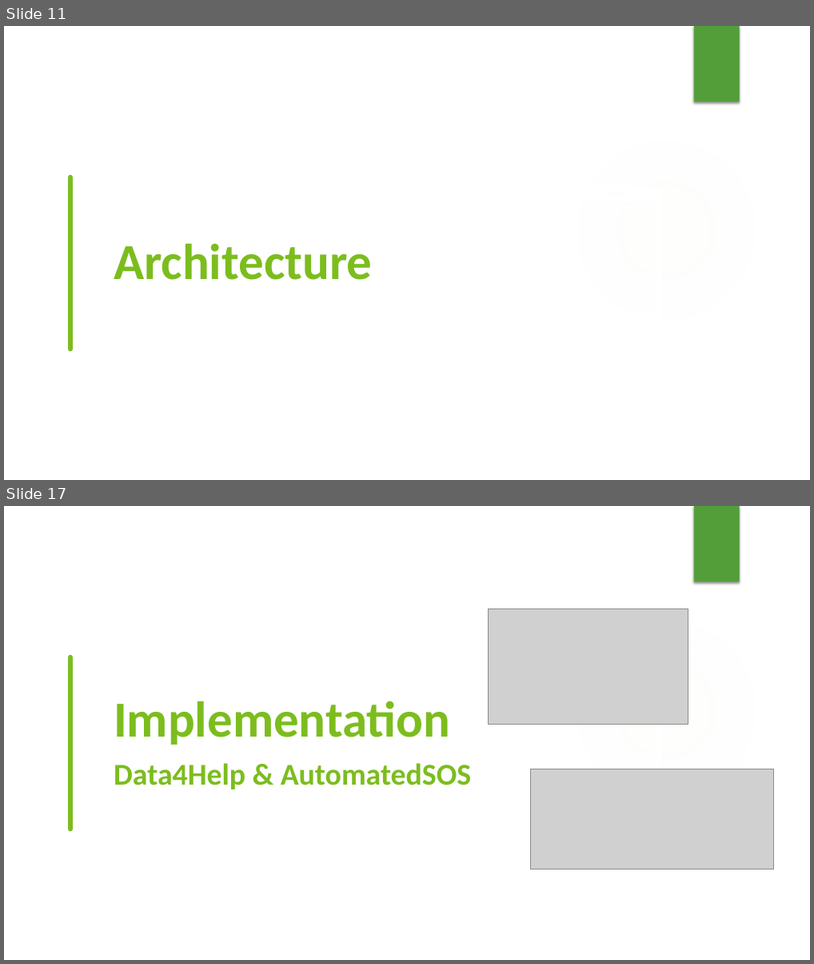
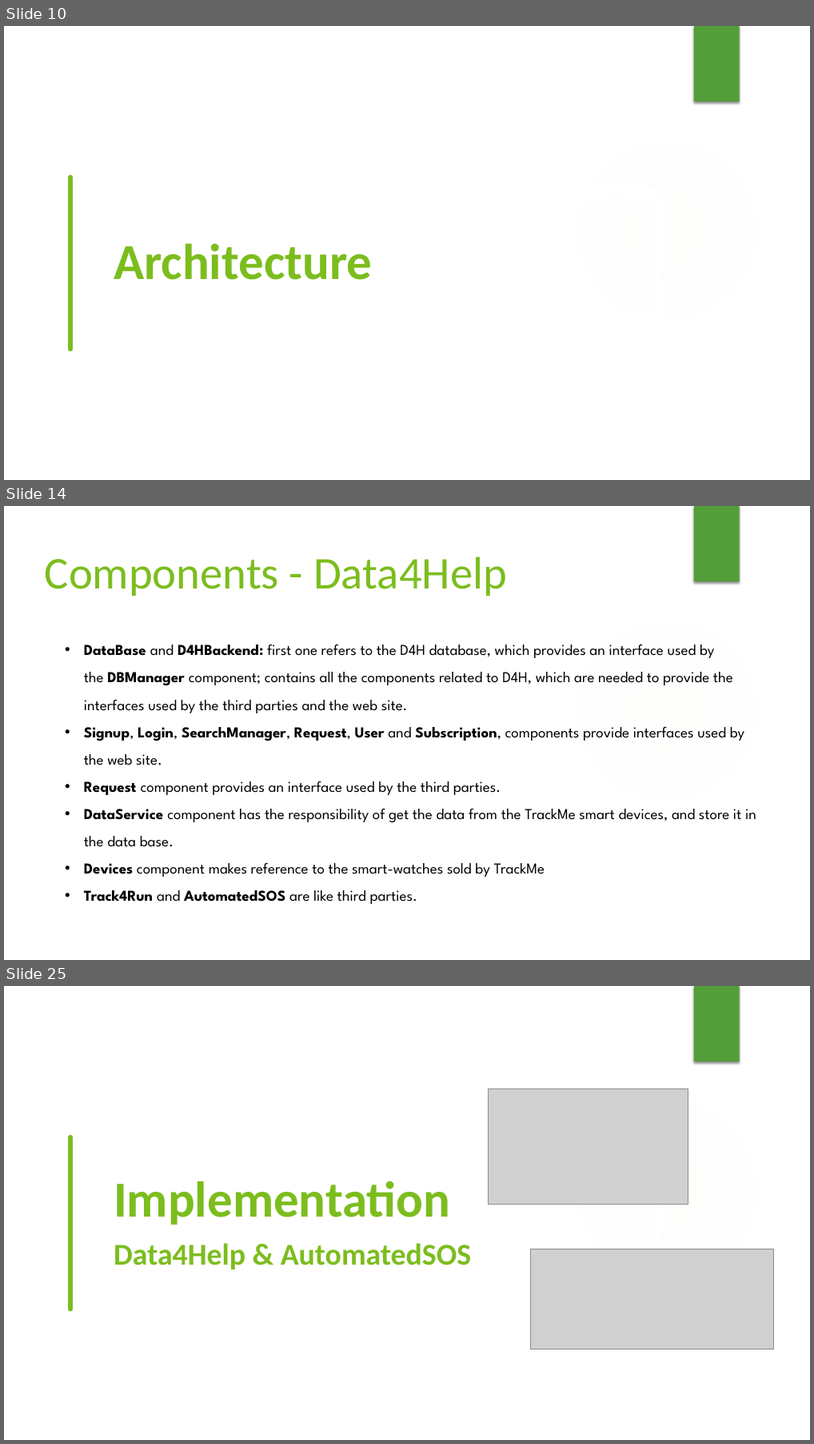
Before and after one commit to lauraschiatti/TrackMe, a slide deck: DeliveryFolder/Project presentation.pptx. Shown one above the other, each under a label of ours: slides 11 and 17 before the commit, slides 10, 14 and 25 after it; the slides between them are not shown. The pictures are 814x964 and 814x1444 pixels, drawn with LibreOffice and Linux fonts; fonts in the diff are those of the drawing; grey boxes stand for pictures; background and template pictures are left out. Boxes give left, top, right and bottom in pixels: in the first picture for what was removed or moved away, otherwise in the second. Text is boxed around its words. In the diff, an @@ line names an element or a change of style, - is before the commit and + after.

```diff
--- a/DeliveryFolder/Project presentation.pptx
+++ b/DeliveryFolder/Project presentation.pptx
@@ slide 14 added at (4, 506, 810, 960), background #FFFFFF; not listed: 2 template elements that a slide beside it also shows @@
@@ text added at (45, 556, 507, 596), 54 pt, text #7CBD1E @@
+Components - Data4Help
@@ text added at (84, 644, 757, 904), 18 pt, text #000000 @@
+• DataBase and D4HBackend: first one refers to the D4H database, which provides an interface used by the DBManager component; contains all the components related to D4H, which are needed to provide the interfaces used by the third parties and the web site.
+• Signup, Login, SearchManager, Request, User and Subscription, components provide interfaces used by the web site.
+• Request component provides an interface used by the third parties.
+• DataService component has the responsibility of get the data from the TrackMe smart devices, and store it in the data base.
+• Devices component makes reference to the smart-watches sold by TrackMe
+• Track4Run and AutomatedSOS are like third parties.
@@ what was slide 11 is now slide 10 @@
@@ what was slide 17 is now slide 25 @@
```
Also in this commit, not shown: 2 slides changed, 14 other slides added, 7 slides removed.
